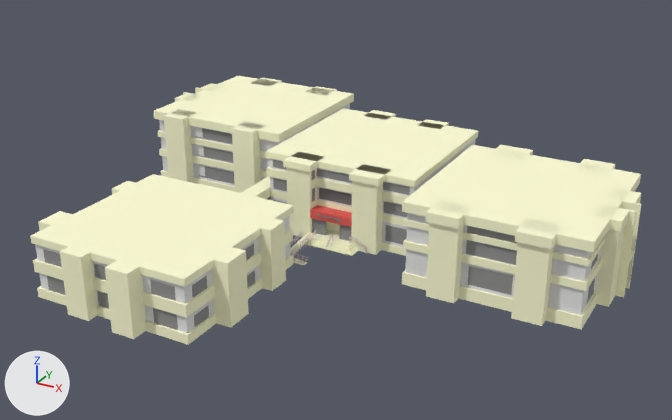
The Blender file ITS102/Mount_College.blend as it was, and as the next commit left it.
Both versions are drawn from a 50 mm camera at (131.4, -195.8, 83.7) aimed at (41.1, -31.7, 1.6). Arrows for +X, +Y and +Z are at lower left; the lights stay in place.

In view in the first picture: 'A-Quad', 'B-Quad', 'C-Quad', 'Cube', 'D-Quad', 'Hallway1', 'Window1.049', 'Window1.051', 'Window1.066'.
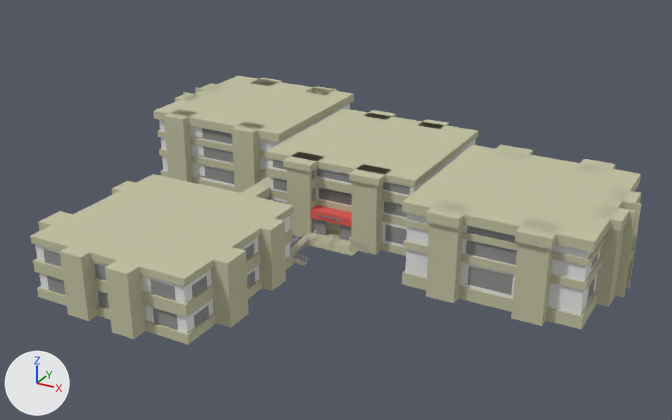
Commit message: Submitted Mount College

Pixel boxes (x1, y1, x2, y2) of what changed, in the pictures (672 x 420 px):
'C-Quad', recoloured
    both: (402, 145, 641, 329)
'D-Quad', recoloured
    both: (30, 174, 352, 345)
'B-Quad', recoloured
    both: (266, 108, 478, 256)
'A-Quad', recoloured
    both: (154, 76, 354, 193)
'Cube', recoloured
    both: (290, 232, 358, 265)
'Hallway1', recoloured
    both: (241, 176, 271, 200)

The edits, one by one:
Material 'Beige' (mat_beige) changes colour from white #fffed7 to light grey #c4c3a5; in linear values from (1.0, 0.994, 0.682) to (0.549, 0.546, 0.377).
